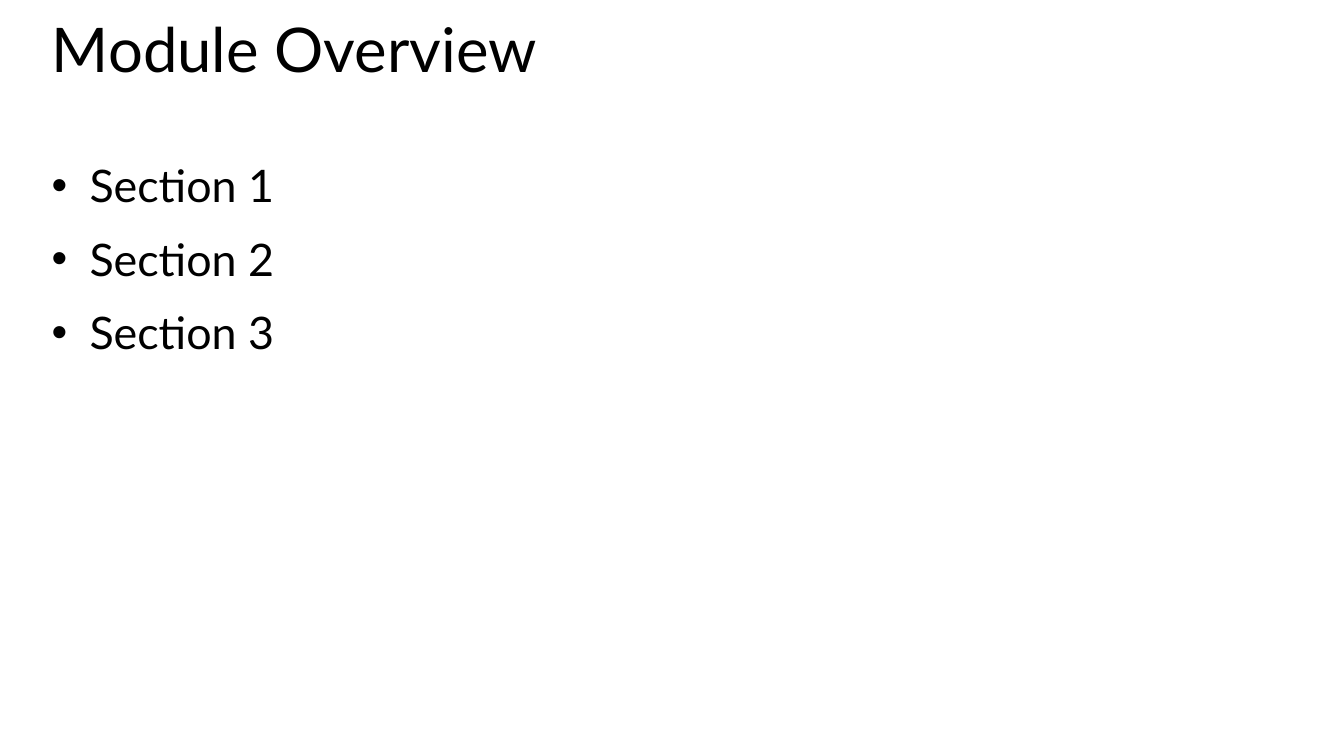
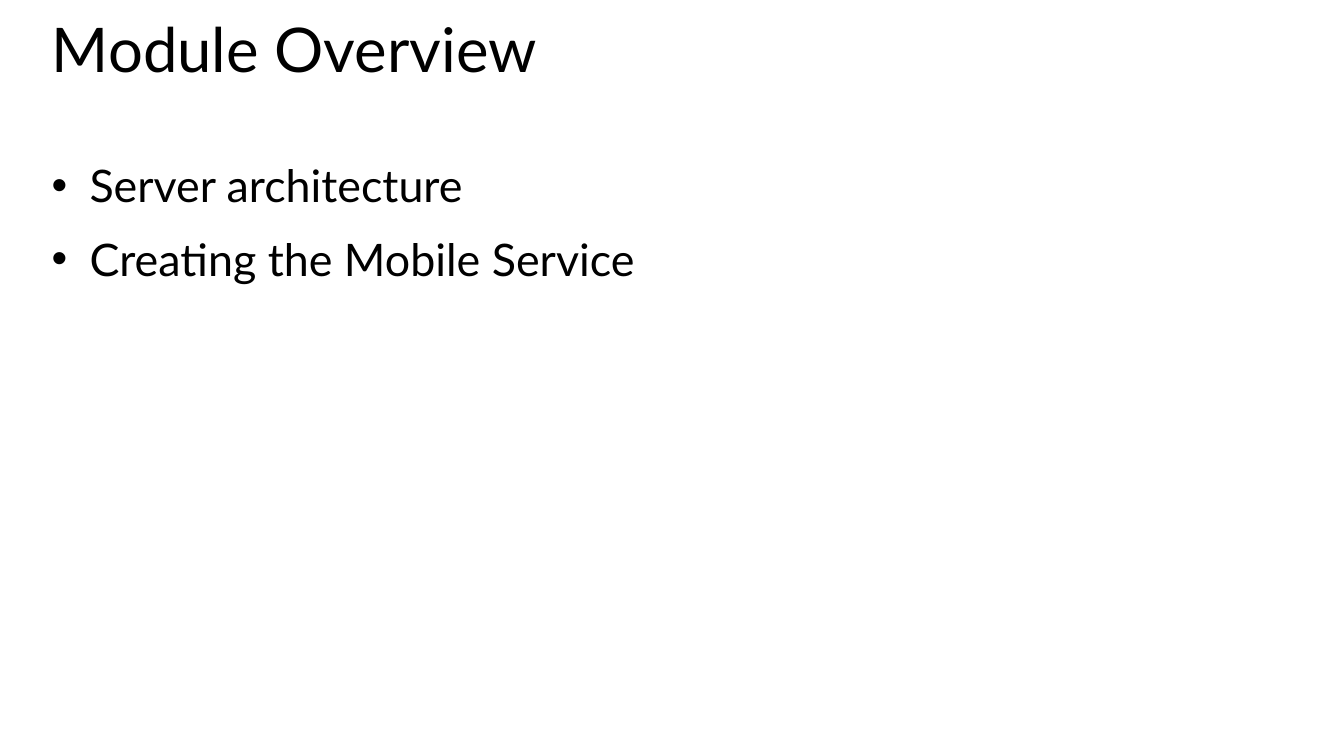
Before and after one commit to CharaD7/FrayedKnot, a slide deck: slide 4 of Slides/M4 Server.pptx. Drawn at 1344x756 pixels with LibreOffice and Linux fonts; fonts in the diff are those of the drawing. Boxes give left, top, right and bottom in pixels: in the first picture for what was removed or moved away, otherwise in the second. Text is boxed around its words. In the diff, an @@ line names an element or a change of style, - is before the commit and + after.

Commit message:
updates to module 7 slide deck

```diff
--- a/Slides/M4 Server.pptx
+++ b/Slides/M4 Server.pptx
@@ text at (x1=90, y1=169, x2=635, y2=285): text changed @@
-• Section 1
-• Section 2
-• Section 3
+• Server architecture
+• Creating the Mobile Service
```
Also in this commit, not shown: 7 slides added, 5 slides removed.
